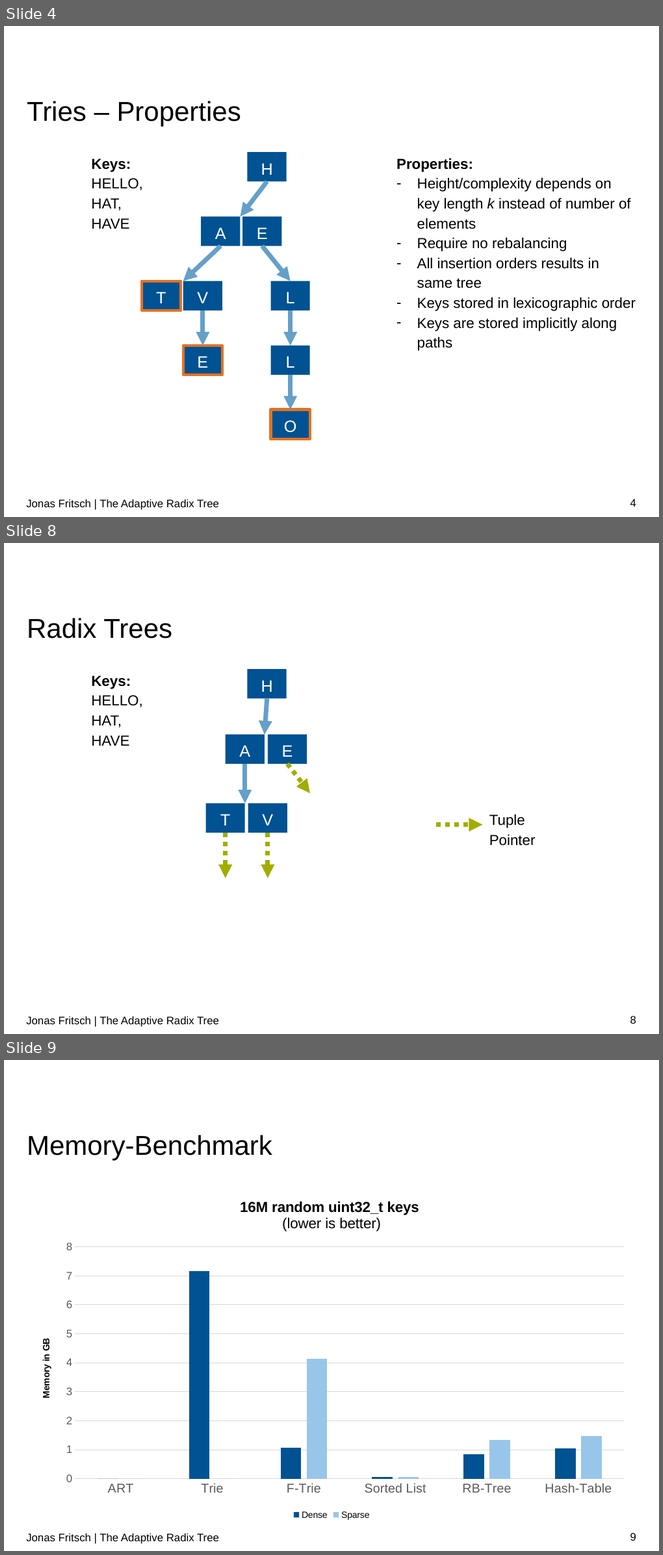
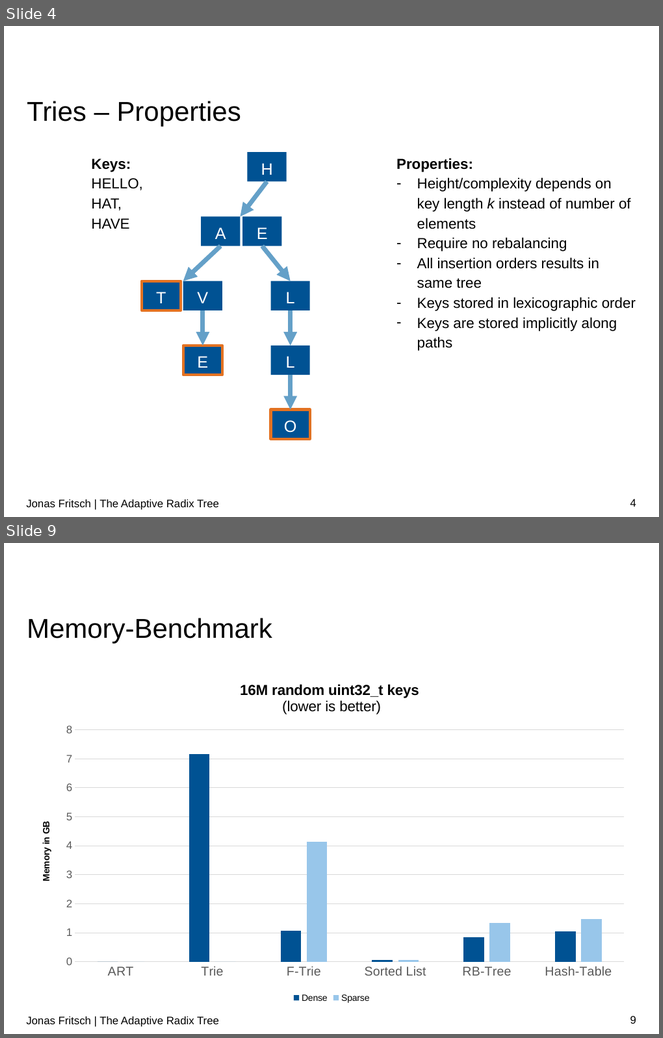
Before and after one commit to atalantus/The-Adaptive-Radix-Tree, a slide deck: Presentation/The Adaptive Radix Tree.pptx. Shown one above the other, each under a label of ours: slides 4, 8 and 9 before the commit, slides 4 and 9 after it; the slides between them are not shown. The pictures are 663x1555 and 663x1038 pixels, drawn with LibreOffice and Linux fonts; fonts in the diff are those of the drawing; background and template pictures are left out. Boxes give left, top, right and bottom in pixels: in the first picture for what was removed or moved away, otherwise in the second. Text is boxed around its words. In the diff, an @@ line names an element or a change of style, - is before the commit and + after.

```diff
--- a/Presentation/The Adaptive Radix Tree.pptx
+++ b/Presentation/The Adaptive Radix Tree.pptx
@@ slide 8 removed at (4,543,659,1034), background #FFFFFF @@
@@ title removed at (27,618,172,639) @@
-Radix Trees
@@ text removed at (91,676,142,746) @@
-Keys:
-HELLO,
-HAT,
-HAVE
@@ rectangle removed at (248,670,287,699) @@
-H
@@ arrow removed from (267, 699) to (265, 734) @@
@@ rectangle removed at (226,734,265,764) @@
-A
@@ rectangle removed at (268,734,308,764) @@
-E
@@ arrow removed from (245, 764) to (245, 804) @@
@@ arrow removed from (287, 764) to (310, 793) @@
@@ rectangle removed at (206,804,245,834) @@
-T
@@ rectangle removed at (248,804,287,834) @@
-V
@@ text removed at (490,814,536,846) @@
-Tuple Pointer
@@ arrow removed from (226, 833) to (226, 878) @@
@@ arrow removed from (268, 833) to (268, 878) @@
@@ arrow removed from (436, 824) to (482, 824) @@
@@ text removed at (26,1017,219,1027) @@
-Jonas Fritsch | The Adaptive Radix Tree
@@ page number removed at (631,1016,636,1024) @@
-8
```
Also in this commit, not shown: 3 slides changed, 1 slide added.
